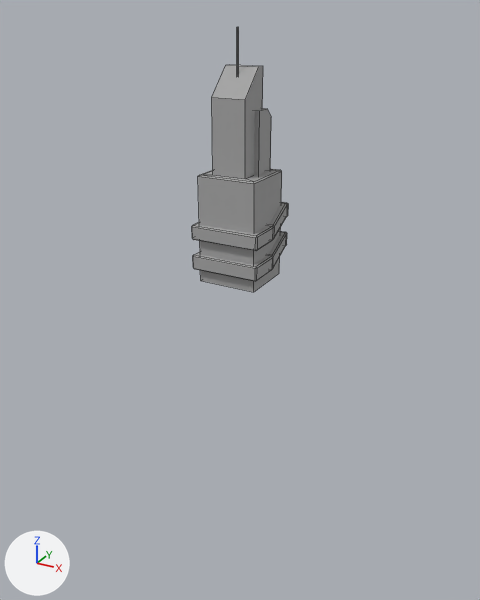
A saved change to the FBX model PowerIsEverything/PowerIsEverythinng/Assets/Models/building02.FBX.
Camera for both pictures: a 50 mm camera at (6.22, -11.22, 5.15) aimed at (-0.14, 0.35, -0.63). Lighting does not change. The marker at lower left points along +X, +Y and +Z. Mesh edges are drawn as thin lines. Where no turn or scale is listed for an object, it has been applied to the vertices.

Before the edit, the objects in view are built like this:
```python
me_mesh = bpy.data.meshes.new('Mesh')
me_mesh.from_pydata(...)  # 134 vertices, 130 faces; spans x -0.73..0.73, y -0.58..0.82, z 0.01..4.83
me_mesh.materials.append(mat_01___default)  # picture img_building_texture01_png
# before: 0 (-0.61, -0.47, 0.01) at pixel (200, 280), 1 (0.61, -0.47, 0.01) at pixel (253, 292), 2 (-0.61, 0.71, 0.01), 3 (0.61, 0.71, 0.01) at pixel (279, 273)
ob_box002 = bpy.data.objects.new('Box002', me_mesh)
ob_box002.location = (0.0, 0.0, 0.0)
```
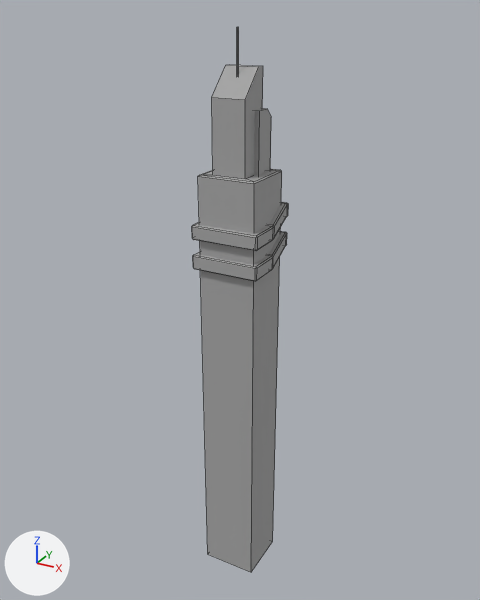
Commit message: Tweaked the building models

Pixel boxes [x1, y1, x2, y2] of what changed, in the pictures (480 x 600 px; the box of a moved part takes in the faces that stretch with it):
'Box002', reshaped (105% taller)
    before: [192, 27, 288, 292]
    after: [192, 27, 288, 572]
part 1 of me_mesh, moved or reshaped
    before: [199, 224, 280, 292]
    after: [199, 224, 280, 572]

Diff of the bpy script that builds the scene:
```diff
--- a/PowerIsEverything/PowerIsEverythinng/Assets/Models/building02.FBX.py
+++ b/PowerIsEverything/PowerIsEverythinng/Assets/Models/building02.FBX.py
@@ me_mesh @@
 me_mesh.from_pydata(...)  # 134 vertices, 130 faces; spans x -0.73..0.73, y -0.58..0.82, z 0.01..4.83
 # used by ob_box002; location = (0.0, 0.0, 0.0)
+# me_mesh part 1
+for i in [*range(0, 4)]: me_mesh.vertices[i].co += Vector((0.0, 0.0, -7.36))
 me_mesh.materials.append(mat_01___default)
```
